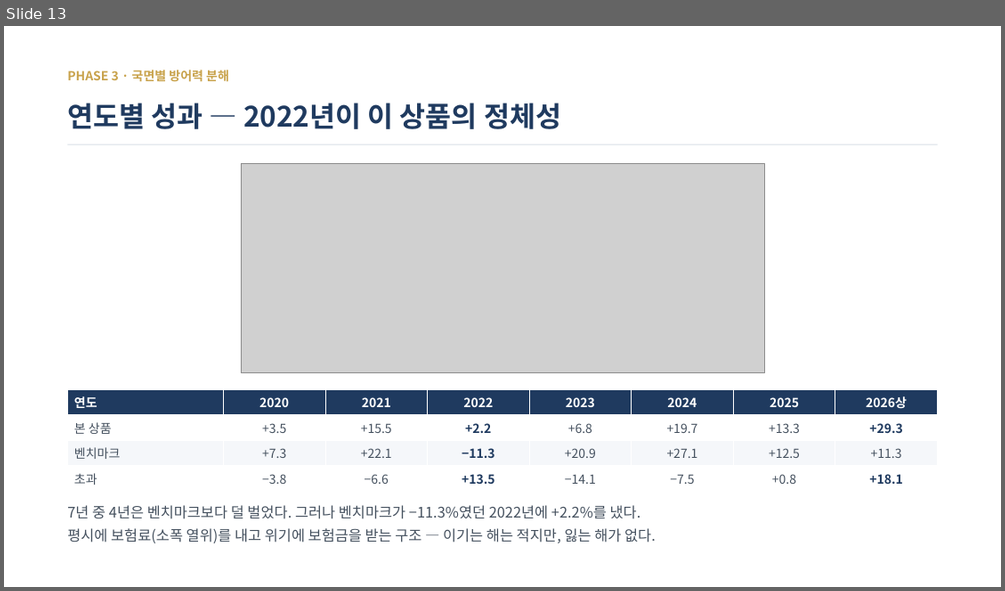
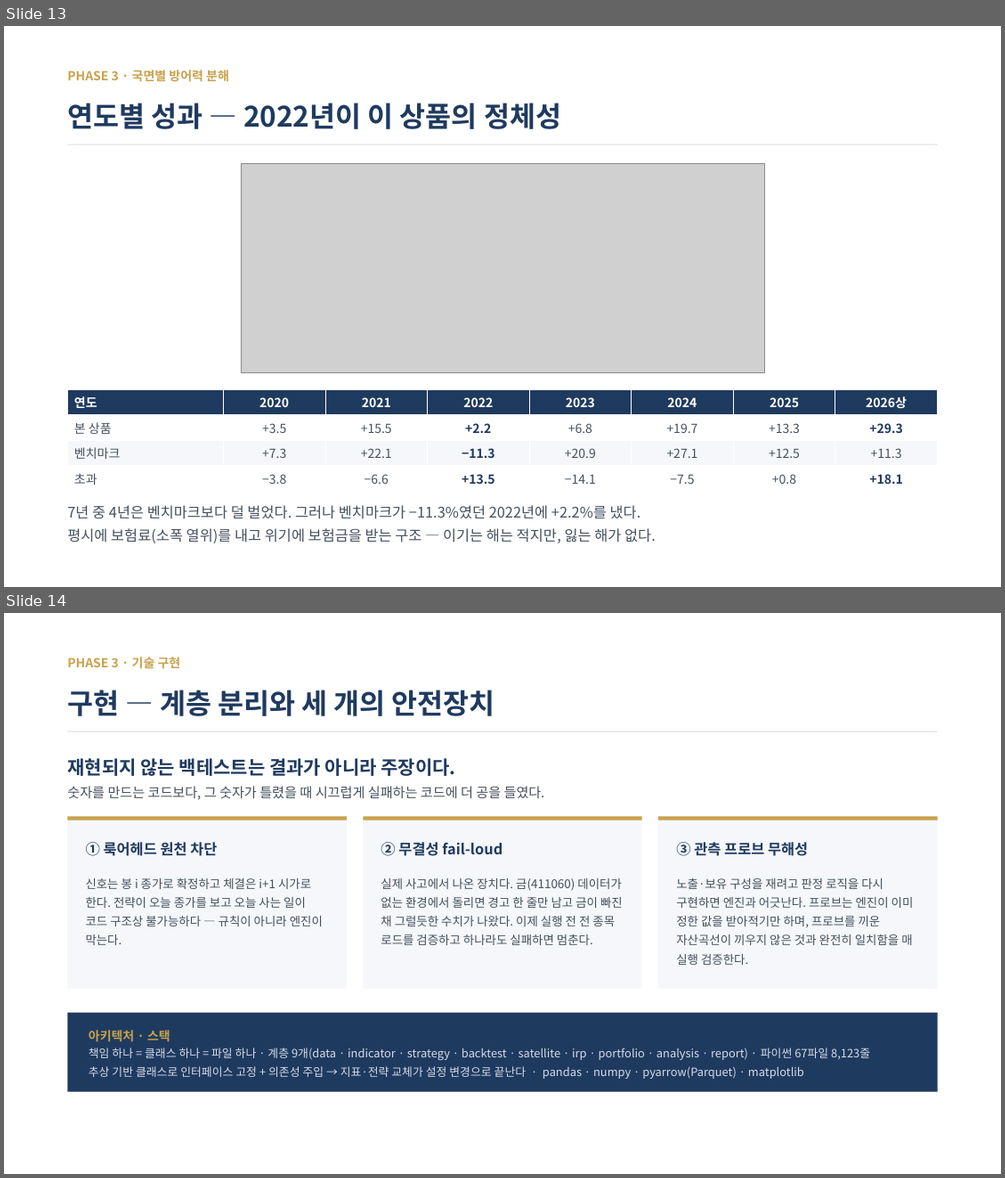
Before and after one commit to sejongrestaurant/aq2_qrisproject, a slide deck: doc/헬름_IRP세븐서티액티브_발표자료.pptx. Shown one above the other, each under a label of ours: slide 13 before the commit, slides 13 and 14 after it. The pictures are 1005x591 and 1005x1178 pixels, drawn with LibreOffice and Linux fonts; fonts in the diff are those of the drawing; grey boxes stand for pictures. Boxes give left, top, right and bottom in pixels: in the first picture for what was removed or moved away, otherwise in the second. Text is boxed around its words. In the diff, an @@ line names an element or a change of style, - is before the commit and + after.

```diff
--- a/doc/헬름_IRP세븐서티액티브_발표자료.pptx
+++ b/doc/헬름_IRP세븐서티액티브_발표자료.pptx
@@ slide 14 added at (x1=4, y1=613, x2=1001, y2=1174), background #FFFFFF @@
@@ text added at (x1=67, y1=657, x2=181, y2=669), 12 pt, text #C8A24B, bold @@
+PHASE 3 · 기술 구현
@@ text added at (x1=67, y1=690, x2=495, y2=716), 27 pt, text #1F3A5F, bold @@
+구현 — 계층 분리와 세 개의 안전장치
@@ rectangle added at (x1=67, y1=731, x2=938, y2=732), fill #D8DEE6 @@
@@ text added at (x1=67, y1=758, x2=456, y2=776), 18 pt, text #1F3A5F, bold @@
+재현되지 않는 백테스트는 결과가 아니라 주장이다.
@@ text added at (x1=67, y1=786, x2=545, y2=800), 13 pt, text #44505E @@
+숫자를 만드는 코드보다, 그 숫자가 틀렸을 때 시끄럽게 실패하는 코드에 더 공을 들였다.
@@ rectangle added at (x1=67, y1=817, x2=347, y2=989), fill #F5F7FA @@
@@ rectangle added at (x1=67, y1=817, x2=347, y2=820), fill #C8A24B @@
@@ rectangle added at (x1=363, y1=817, x2=642, y2=989), fill #F5F7FA @@
@@ rectangle added at (x1=363, y1=817, x2=642, y2=820), fill #C8A24B @@
@@ rectangle added at (x1=658, y1=817, x2=938, y2=989), fill #F5F7FA @@
@@ rectangle added at (x1=658, y1=817, x2=938, y2=820), fill #C8A24B @@
@@ text added at (x1=86, y1=842, x2=217, y2=856), 14 pt, text #1F3A5F, bold @@
+① 룩어헤드 원천 차단
@@ text added at (x1=380, y1=842, x2=502, y2=856), 14 pt, text #1F3A5F, bold @@
+② 무결성 fail-loud
@@ text added at (x1=676, y1=842, x2=808, y2=856), 14 pt, text #1F3A5F, bold @@
+③ 관측 프로브 무해성
@@ text added at (x1=86, y1=878, x2=323, y2=945), 11.5 pt, text #44505E @@
+신호는 봉 i 종가로 확정하고 체결은 i+1 시가로 한다. 전략이 오늘 종가를 보고 오늘 사는 일이 코드 구조상 불가능하다 — 규칙이 아니라 엔진이 막는다.
@@ text added at (x1=380, y1=878, x2=623, y2=945), 11.5 pt, text #44505E @@
+실제 사고에서 나온 장치다. 금(411060) 데이터가 없는 환경에서 돌리면 경고 한 줄만 남고 금이 빠진 채 그럴듯한 수치가 나왔다. 이제 실행 전 전 종목 로드를 검증하고 하나라도 실패하면 멈춘다.
@@ text added at (x1=676, y1=878, x2=914, y2=965), 11.5 pt, text #44505E @@
+노출·보유 구성을 재려고 판정 로직을 다시 구현하면 엔진과 어긋난다. 프로브는 엔진이 이미 정한 값을 받아적기만 하며, 프로브를 끼운 자산곡선이 끼우지 않은 것과 완전히 일치함을 매 실행 검증한다.
@@ rectangle added at (x1=67, y1=1013, x2=938, y2=1092), fill #1F3A5F @@
@@ text added at (x1=89, y1=1030, x2=170, y2=1042), 12 pt, text #C8A24B, bold @@
+아키텍처 · 스택
@@ text added at (x1=89, y1=1047, x2=870, y2=1078), 11 pt, text #D3DCE8 @@
+책임 하나 = 클래스 하나 = 파일 하나 · 계층 9개(data · indicator · strategy · backtest · satellite · irp · portfolio · analysis · report) · 파이썬 67파일 8,123줄
+추상 기반 클래스로 인터페이스 고정 + 의존성 주입 → 지표·전략 교체가 설정 변경으로 끝난다 · pandas · numpy · pyarrow(Parquet) · matplotlib
```
Also in this commit, not shown: 1 slide changed, 1 other slide added, 2 other files.
